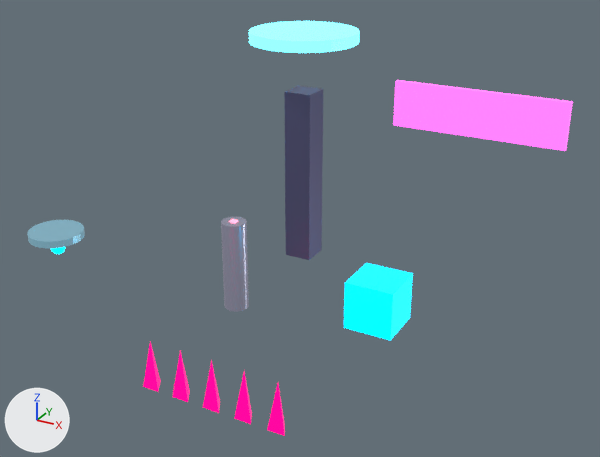
A saved change to the glTF model public/assets/neon_survivor/environment.glb.
The view is the same before and after, from a camera (50 mm lens) standing at (2.18, -20.01, 2.66) and looking at (0.21, -16.42, 0.86). The axes (+X, +Y, +Z) are drawn at lower left. The lights are the same throughout. The picture after the commit comes second. Where no turn or scale is listed for an object, it has been applied to the vertices.

The first picture shows 'Env_AmbientDrone', 'Env_BarrierPost', 'Env_DataCube', 'Env_NeonSign', 'Env_Pillar', 'Env_PillarRing', 'Env_Spike_0', 'Env_Spike_1', 'Env_Spike_2', 'Env_Spike_3', 'Env_Spike_4' and 1 more.
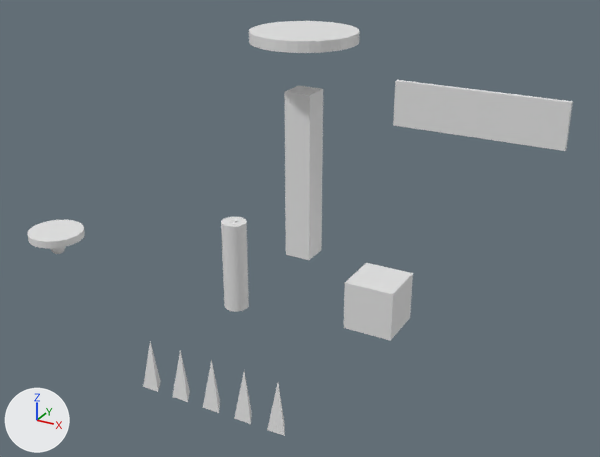
Changed parts and their boxes (x1, y1, x2, y2) in the pictures (600 x 457 px):
'Env_NeonSign', recoloured (pink to white): (393, 80, 573, 151) in both
'Env_Pillar', recoloured (dark blue to white): (284, 86, 323, 260) in both
'Env_DataCube', recoloured (cyan to white): (344, 263, 413, 341) in both
'Env_PillarRing', recoloured (cyan to white): (249, 21, 360, 53) in both
'Env_BarrierPost', recoloured (grey to white): (221, 217, 249, 312) in both
'Env_AmbientDrone', recoloured (cyan to white): (27, 220, 85, 249) in both
'Env_Spike_4', recoloured (pink to white): (267, 383, 285, 436) in both
'Env_Spike_3', recoloured (pink to white): (234, 372, 252, 424) in both
'Env_Spike_2', recoloured (pink to white): (203, 360, 220, 413) in both
'Env_Spike_1', recoloured (pink to white): (172, 351, 190, 402) in both
'Env_Spike_0', recoloured (pink to white): (143, 341, 161, 392) in both

Diff of the bpy script that builds the scene:
```diff
--- a/public/assets/neon_survivor/environment.glb.py
+++ b/public/assets/neon_survivor/environment.glb.py
@@ me_cylinder_069 @@
 me_cylinder_069.from_pydata(...)  # 64 vertices, 124 faces; spans x -0.15..0.15, y -0.15..0.15, z -0.02..0.02
-me_cylinder_069.materials.append(mat_envambientdrone)  # cyan #7caabc, glowing cyan #597c89
@@ me_cylinder_068 @@
 me_cylinder_068.from_pydata(...)  # 64 vertices, 124 faces; spans x -0.08..0.08, y -0.08..0.08, z -0.3..0.3
-me_cylinder_068.materials.append(mat_envpost)  # grey #9595aa
@@ me_cube_114 @@
 me_cube_114.from_pydata(...)  # 8 vertices, 12 faces; spans x -0.15..0.15, y -0.15..0.15, z -0.15..0.15
-me_cube_114.materials.append(mat_envdatacube)  # cyan #00cbff, glowing cyan #00cbff
@@ me_cube_116 @@
 me_cube_116.from_pydata(...)  # 8 vertices, 12 faces; spans x -0.45..0.45, y -0.015..0.015, z -0.12..0.12
-me_cube_116.materials.append(mat_envsign)  # pink #ff59e7, glowing pink #ff59e7
@@ me_cube_113 @@
 me_cube_113.from_pydata(...)  # 8 vertices, 12 faces; spans x -0.08..0.08, y -0.08..0.08, z -0.5..0.5
-me_cube_113.materials.append(mat_envpillar)  # dark blue #59597c
@@ me_cylinder_067 @@
 me_cylinder_067.from_pydata(...)  # 64 vertices, 124 faces; spans x -0.3..0.3, y -0.3..0.3, z -0.03..0.03
-me_cylinder_067.materials.append(mat_envpillarring)  # cyan #59e7ff, glowing cyan #59e7ff
@@ me_cone_039 @@
 me_cone_039.from_pydata(...)  # 4 vertices, 4 faces; spans x -0.052..0.052, y -0.03..0.06, z -0.15..0.15
-me_cone_039.materials.append(mat_envspike)  # pink #e7007c, glowing pink #ff0089
@@ me_cone_040 @@
 me_cone_040.from_pydata(...)  # 4 vertices, 4 faces; spans x -0.052..0.052, y -0.03..0.06, z -0.15..0.15
-me_cone_040.materials.append(mat_envspike_001)  # pink #e7007c, glowing pink #ff0089
@@ me_cone_041 @@
 me_cone_041.from_pydata(...)  # 4 vertices, 4 faces; spans x -0.052..0.052, y -0.03..0.06, z -0.15..0.15
-me_cone_041.materials.append(mat_envspike_002)  # pink #e7007c, glowing pink #ff0089
@@ me_cone_042 @@
 me_cone_042.from_pydata(...)  # 4 vertices, 4 faces; spans x -0.052..0.052, y -0.03..0.06, z -0.15..0.15
-me_cone_042.materials.append(mat_envspike_003)  # pink #e7007c, glowing pink #ff0089
@@ me_cone_043 @@
 me_cone_043.from_pydata(...)  # 4 vertices, 4 faces; spans x -0.052..0.052, y -0.03..0.06, z -0.15..0.15
-me_cone_043.materials.append(mat_envspike_004)  # pink #e7007c, glowing pink #ff0089
```
